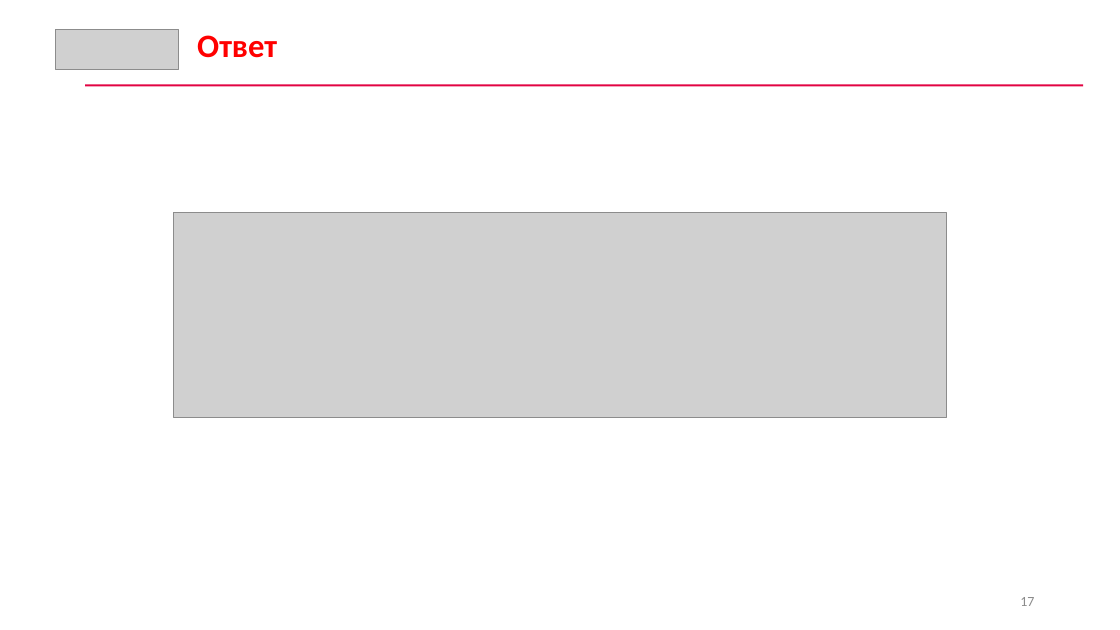
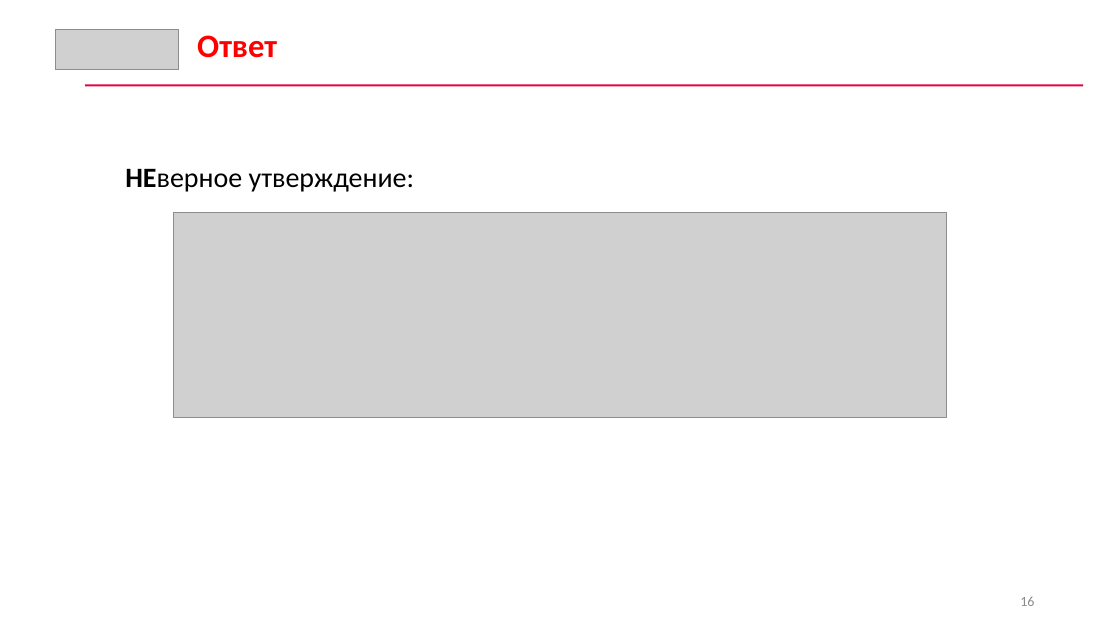
Before and after one commit to CyberLympha/data-analyze-for-cybersecurity, a slide deck: slide 16 of Лекции/3/Лекция 3 Методы хранения и анализа информации.pptx (slide 17 before the commit). Drawn at 1120x630 pixels with LibreOffice and Linux fonts; fonts in the diff are those of the drawing; grey boxes stand for pictures. Boxes give left, top, right and bottom in pixels: in the first picture for what was removed or moved away, otherwise in the second. Text is boxed around its words. In the diff, an @@ line names an element or a change of style, - is before the commit and + after.

```diff
--- a/Лекции/3/Лекция 3 Методы хранения и анализа информации.pptx
+++ b/Лекции/3/Лекция 3 Методы хранения и анализа информации.pptx
@@ text added at (x1=125, y1=169, x2=414, y2=192), 24 pt, text #000000 @@
+НЕверное утверждение:
@@ page number at (x1=1020, y1=597, x2=1034, y2=606): text changed @@
-17
+16
```
Also in this commit, not shown: 6 other slides changed, 1 slide removed.
